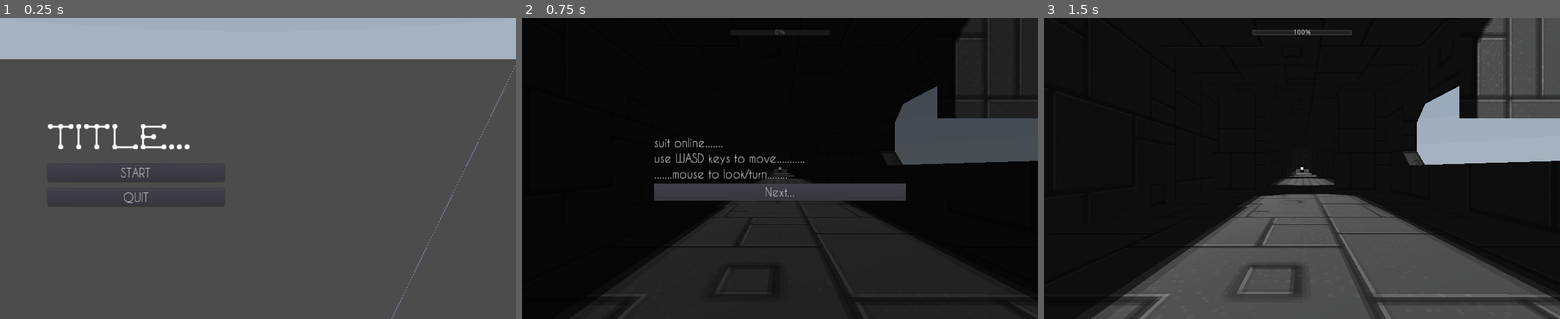
Above: before the commit, frames 1-3 (left to right).
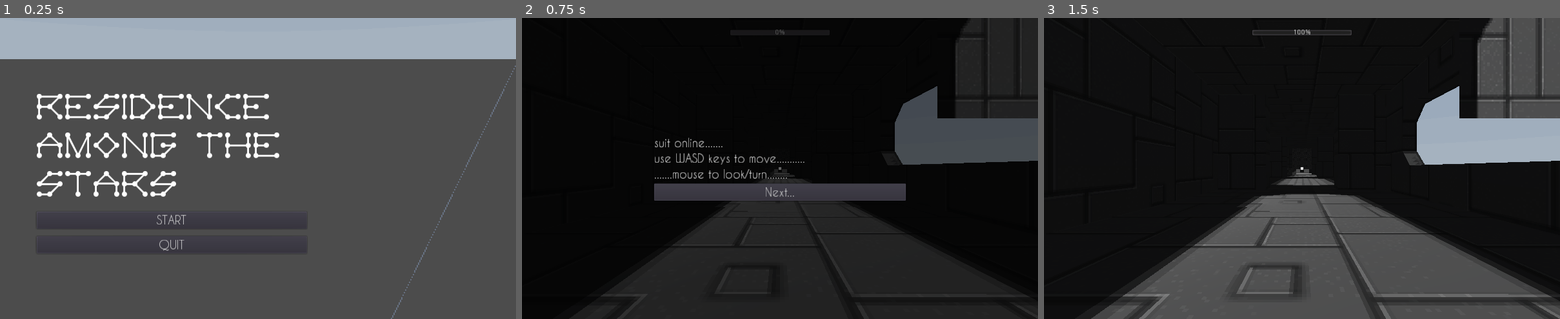
Above: after the commit, the same moments.

Repository: anthonyfinch/LD51
Game: Godot game, scene res://Title.tscn
Two runs of this game, one before a commit and one after it. Both use one fixed random seed, a clock stepped at 60 frames per second and the inputs below. A sky picture missing from this copy of the repository is replaced by a grey-blue gradient.
Inputs:
- Up to frame 1 (0.25 s): no input
- Up to frame 2 (0.75 s): click "START" at 0.5 s
- Up to frame 3 (1.5 s): click "Next..." at 1.25 s

The runs differ from the first frame. In frame 1, 3.9% of the frame differs, in the area x 7-55%, y 25-78%; in frame 2, nothing differs; in frame 3, nothing differs.

Commit message:
adds title

Diff:
--- a/Title.tscn
+++ b/Title.tscn
@@ -15,29 +15,32 @@
 color = Color( 0, 0, 0, 0 )
 
 [node name="VBoxContainer" type="VBoxContainer" parent="."]
-margin_left = 95.0
-margin_top = 114.0
-margin_right = 445.0
-margin_bottom = 464.0
+margin_left = 73.0
+margin_top = 65.0
+margin_right = 609.0
+margin_bottom = 547.0
 rect_min_size = Vector2( 350, 350 )
 custom_constants/separation = 15
 alignment = 1
 
 [node name="Label" type="Label" parent="VBoxContainer"]
-margin_top = 88.0
-margin_right = 350.0
-margin_bottom = 162.0
+margin_top = 77.0
+margin_right = 536.0
+margin_bottom = 305.0
 custom_fonts/font = ExtResource( 2 )
-text = "Title..."
+text = "Residence Among The Stars"
+autowrap = true
 
 [node name="StartButton" parent="VBoxContainer" instance=ExtResource( 3 )]
-margin_top = 177.0
-margin_bottom = 212.0
+margin_top = 320.0
+margin_right = 536.0
+margin_bottom = 355.0
 text = "START"
 
 [node name="QuitButton" parent="VBoxContainer" instance=ExtResource( 3 )]
-margin_top = 227.0
-margin_bottom = 262.0
+margin_top = 370.0
+margin_right = 536.0
+margin_bottom = 405.0
 
 [node name="WorldEnvironment" type="WorldEnvironment" parent="."]
 environment = ExtResource( 4 )
